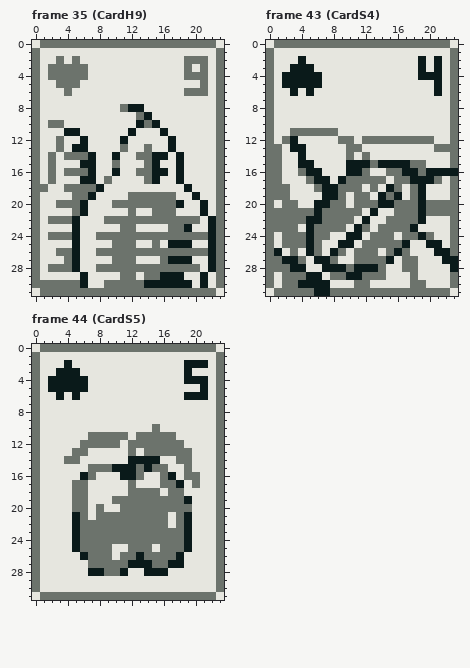
Two versions of one pixel-art file, assets/atlas/card.aseprite. The picture above is the old version.
24x32 pixels, 60 frames. Shown: frame 35 (CardH9), frame 43 (CardS4), frame 44 (CardS5). The commit also changed other frames, which this record leaves out.
And afterwards:
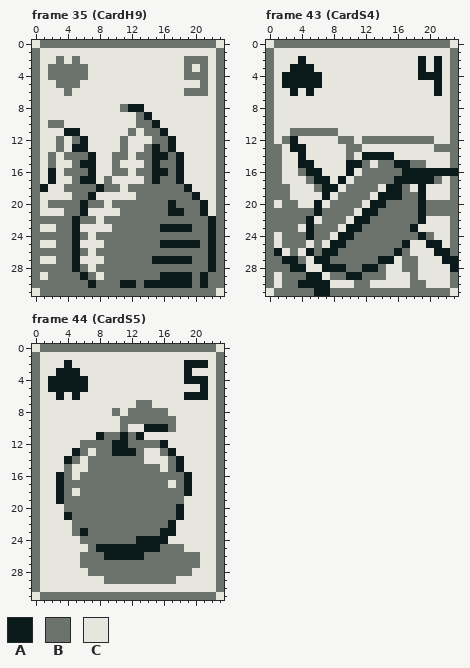
Palette (. is transparent): A #0a1a1a  B #6c736c  C #e6e6df
Change:
Changed rows in their new state; - is an unchanged pixel.
Frame 35 (CardH9), layer "face":
first column x 1:
10 ------------B---------
11 -----------B-BB-------
12 ----B-----B---BB------
13 --------------AB------
14 ---------BB-----B-----
15 ----B----------BB-----
16 -A-------BB-----B-----
17 -A--B----------BB-----
18 A-------BB-BBBBBBB----
19 -----------C-----BB---
20 -B----BB--------ABBB--
21 ---B------B-BB--AABB--
22 B----BB-------------B-
23 --BB-----B--BBBAAA-BB-
24 B----B----------------
25 --BB----B---BB-A---AB-
26 BB---B----------------
27 --B-----B---BBAA---BB-
28 B----B--------------B-
29 -BBBB-B-BB--B-----AB-B
30 -----BAB--AA-------B-B
Frame 43 (CardS4), layer "face":
first column x 5:
14 -------AAAA----
15 -------BCBB----
16 ------C-BB----A
17 -----C----BAA--
18 ----C--B---ABC-
19 ---C-B----A-B--
20 --C--B-CA-B----
21 ------CA-BB----
22 -C---CA-BB-----
23 ----CA--B------
24 ----A-BB---B---
25 C--A-BB--------
26 --A--B---B-----
27 ----BB---A-----
28 ------B--------
Frame 44 (CardS5), layer "face":
first column x 3:
 7 ----------BB------
 8 -------B-BBBBB----
 9 --------BBBBBBB---
10 --------B--AAAB---
11 ----CA--ABACCCC---
12 -------AA----ACC--
13 --A--BBAAABCC-ACC-
14 -A--BBBBBBBCC-BAC-
15 -B-----BBB-B-CBAC-
16 AB-B-BBBBB-BB-BBAC
17 AB--BBBBB-BBB-CBAC
18 ABC-BBBBB----B--A-
19 AB--BBB---------C-
20 -B--B-BB-------AC-
21 -AB-B---------BAC-
22 --B-----------ACC-
23 --BA---------AACC-
24 --C-------AAAACCC-
25 --CC-AAAAAAAA---C-
26 ---B--AAAA-----BBB
27 ---B-----BBB--BBBB
28 ----BB--BBBBBBBBB-
29 ------BBBBBBBBB---
